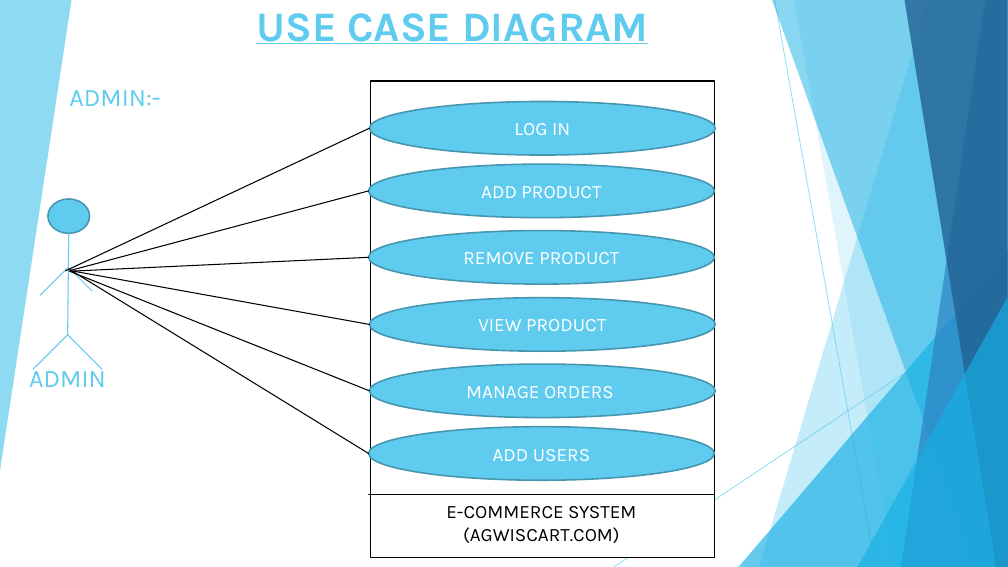
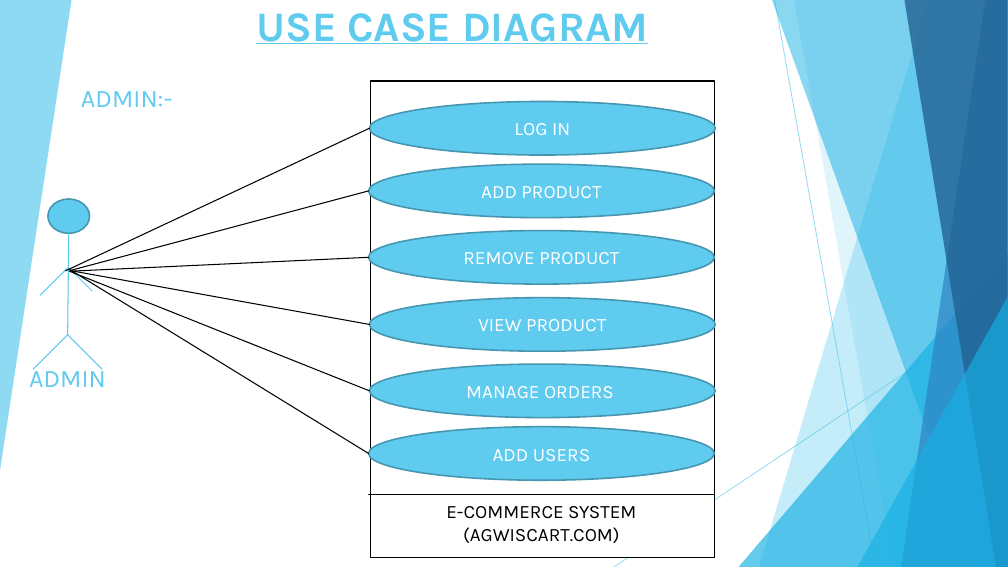
Before and after one commit to vivek-patel007/agwiscart-project, a slide deck: slide 19 of documents/project-agwiscart.pptx. Drawn at 1008x567 pixels with LibreOffice and Linux fonts; fonts in the diff are those of the drawing. Boxes give left, top, right and bottom in pixels: in the first picture for what was removed or moved away, otherwise in the second. Text is boxed around its words. In the diff, an @@ line names an element or a change of style, - is before the commit and + after.

```diff
--- a/documents/project-agwiscart.pptx
+++ b/documents/project-agwiscart.pptx
@@ text "ADMIN:-": place and size @@
-text "ADMIN:-" at (69,90,160,106)
+text "ADMIN:-" at (81,91,172,107)
```
Also in this commit, not shown: 9 other slides changed, 43 other files.
